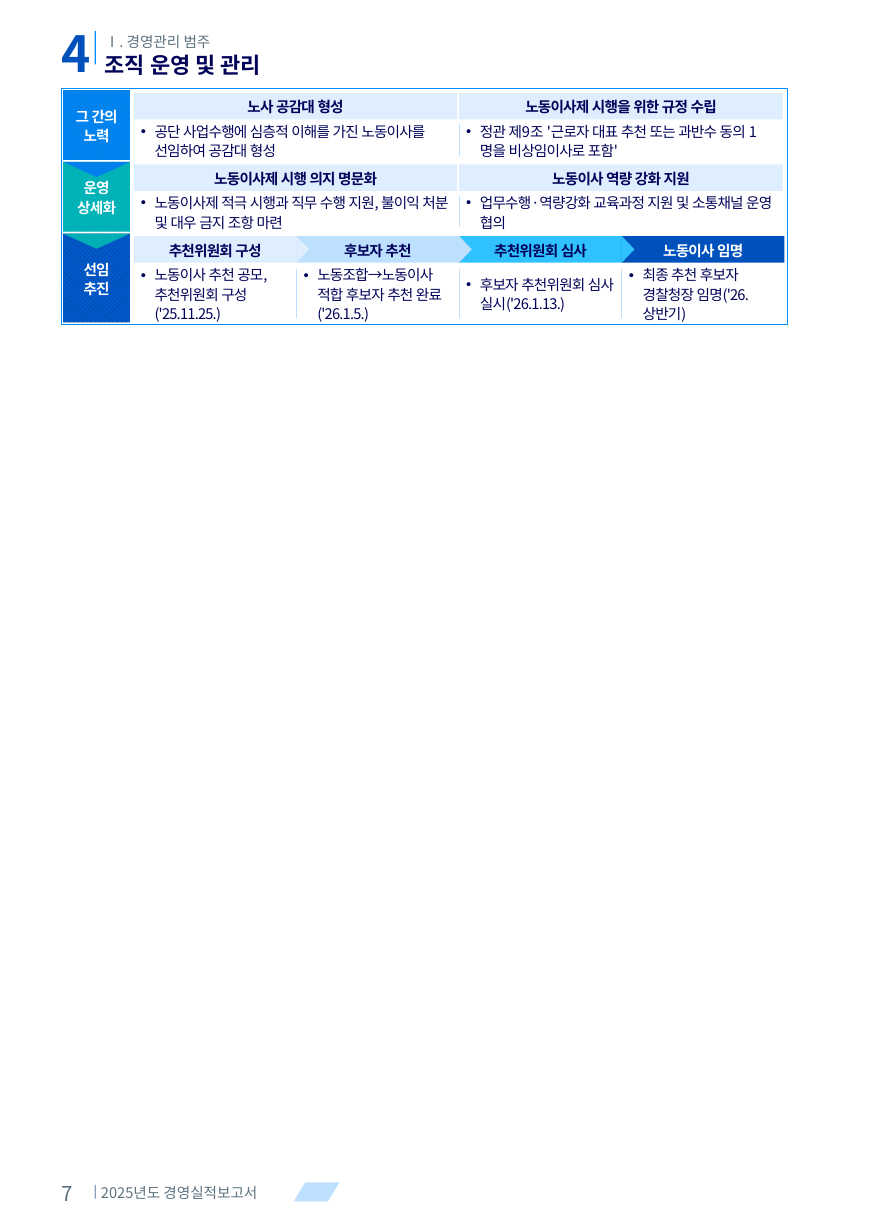
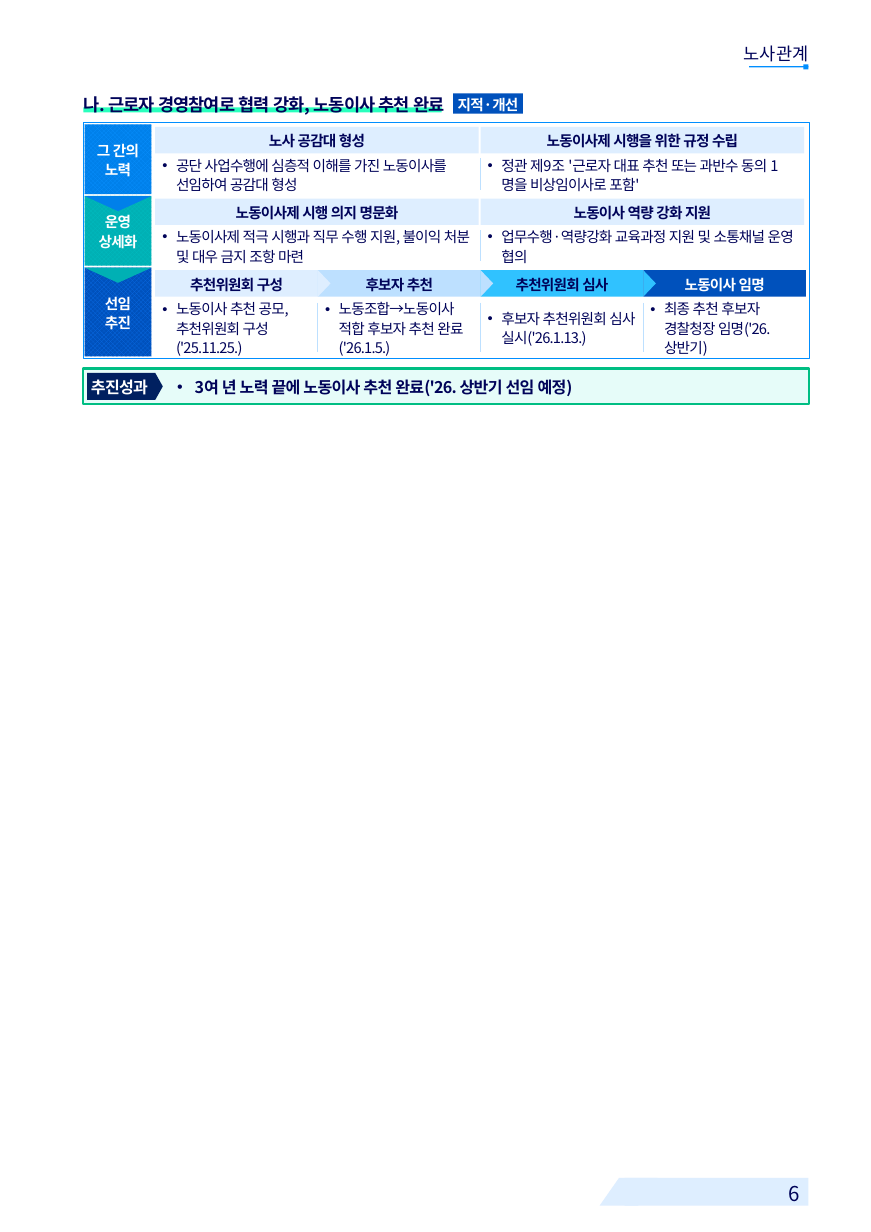
Before and after one commit to khjlsi-creator/claude, a slide deck: slide 6 of korad-경영평가-ppt/KORAD_경영평가_레이아웃_템플릿_A4세로.pptx (slide 7 before the commit). Drawn at 871x1232 pixels with LibreOffice and Linux fonts; fonts in the diff are those of the drawing; background and template pictures are left out. Boxes give left, top, right and bottom in pixels: in the first picture for what was removed or moved away, otherwise in the second. Text is boxed around its words. In the diff, an @@ line names an element or a change of style, - is before the commit and + after.

```diff
--- a/korad-경영평가-ppt/KORAD_경영평가_레이아웃_템플릿_A4세로.pptx
+++ b/korad-경영평가-ppt/KORAD_경영평가_레이아웃_템플릿_A4세로.pptx
@@ text removed at <box>62,35,91,72</box> @@
-4
@@ rectangle removed at <box>95,31,96,64</box> @@
@@ text removed at <box>105,35,211,48</box> @@
-Ⅰ. 경영관리 범주
@@ text removed at <box>105,54,261,75</box> @@
-조직 운영 및 관리
@@ text added at <box>744,45,809,65</box>, 12 pt, text #000359 @@
+노사관계
@@ rectangle added at <box>749,66,808,67</box>, fill #008EFF @@
@@ rectangle added at <box>804,64,809,70</box>, fill #008EFF @@
@@ rectangle added at <box>83,107,441,113</box>, fill #29FFBD @@
@@ text added at <box>83,93,444,116</box>, 12 pt, text #000359, bold @@
+나. 근로자 경영참여로 협력 강화, 노동이사 추천 완료
@@ rectangle added at <box>453,94,522,114</box>, fill #0051BC @@
@@ text added at <box>458,97,519,114</box>, 10 pt, text #FFFFFF, bold @@
+지적·개선
@@ 17 texts, 11 rectangles, 4 lines, 4 freeform shapes: place and size @@
-17 texts, 11 rectangles, 4 lines, 4 freeform shapes at <box>62,88,788,324</box>
+17 texts, 11 rectangles, 4 lines, 4 freeform shapes at <box>83,122,809,358</box>
@@ 2 texts, 1 freeform shape, 1 rectangle, 1 line: place and size @@
-2 texts, 1 freeform shape, 1 rectangle, 1 line at <box>621,236,784,322</box>
+2 texts, 1 freeform shape, 1 rectangle, 1 line at <box>644,270,806,356</box>
@@ rectangle added at <box>83,369,809,404</box>, fill #E6FCF9, outline #00BE83 1.5 pt @@
@@ pentagon arrow added at <box>87,373,163,400</box>, fill #002060 @@
@@ text added at <box>87,373,163,400</box>, 11 pt, text #FFFFFF, bold @@
+추진성과
@@ text added at <box>195,379,573,396</box>, 11 pt, text #000359, bold @@
+• 3여 년 노력 끝에 노동이사 추천 완료('26. 상반기 선임 예정)
@@ text removed at <box>62,1186,73,1201</box> @@
-7
@@ rectangle removed at <box>95,1185,96,1199</box> @@
@@ text removed at <box>101,1186,257,1199</box> @@
-2025년도 경영실적보고서
@@ parallelogram removed at <box>294,1182,339,1201</box> @@
@@ parallelogram added at <box>599,1177,657,1205</box>, fill #DEEEFF @@
@@ rectangle added at <box>625,1177,809,1205</box>, fill #DEEEFF @@
@@ text added at <box>789,1185,800,1202</box>, 14 pt, text #000359 @@
+6
```
Also in this commit, not shown: 23 other slides changed, 7 slides added, 15 slides removed, 7 other files.
